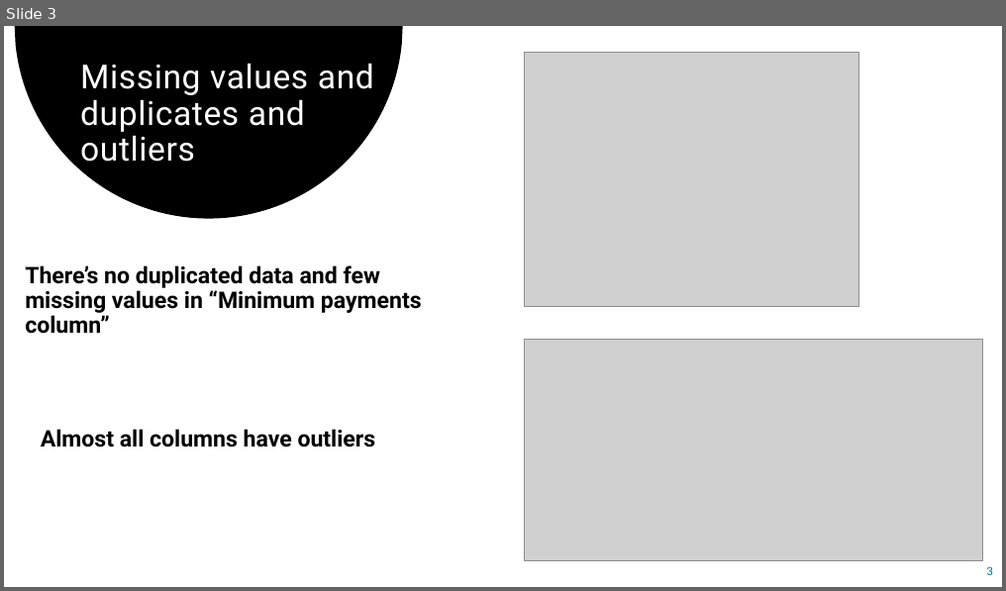
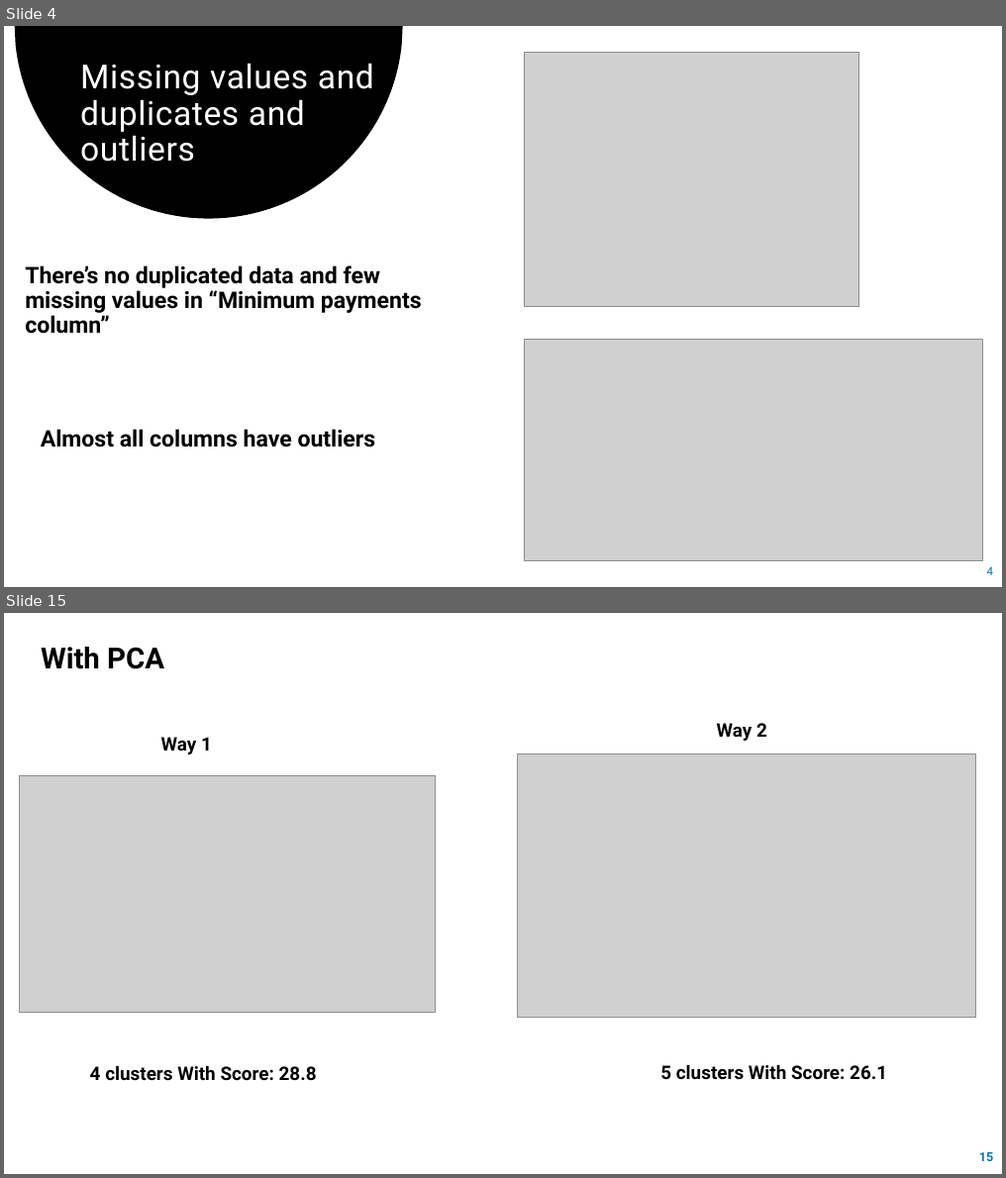
Before and after one commit to Reema-Khaseeb/clustering-credit-card-customer-segmentation, a slide deck: presentation/Credit Card Clustering.pptx. Shown one above the other, each under a label of ours: slide 3 before the commit, slides 4 and 15 after it; the slides between them are not shown. The pictures are 1006x591 and 1006x1178 pixels, drawn with LibreOffice and Linux fonts; fonts in the diff are those of the drawing; grey boxes stand for pictures. Boxes give left, top, right and bottom in pixels: in the first picture for what was removed or moved away, otherwise in the second. Text is boxed around its words. In the diff, an @@ line names an element or a change of style, - is before the commit and + after.

```diff
--- a/presentation/Credit Card Clustering.pptx
+++ b/presentation/Credit Card Clustering.pptx
@@ slide 15 added at [4, 613, 1002, 1174], background #FFFFFF @@
@@ text added at [41, 647, 164, 669], 28 pt, text #000000, bold @@
+With PCA
@@ text added at [717, 723, 767, 741], 18 pt, text #000000, bold @@
+Way 2
@@ text added at [161, 737, 212, 755], 18 pt, text #000000, bold @@
+Way 1
@@ picture added at [517, 754, 976, 1017] @@
@@ picture added at [19, 775, 436, 1012] @@
@@ text added at [90, 1065, 317, 1081], 18 pt, text #000000, bold @@
+4 clusters With Score: 28.8
@@ text added at [660, 1064, 887, 1080], 18 pt, text #000000, bold @@
+5 clusters With Score: 26.1
@@ page number added at [979, 1153, 993, 1161], 12 pt, text #0074AF, bold @@
+15
@@ what was slide 3 is now slide 4 @@
@@ page number at [987, 568, 993, 575]: text changed @@
-3
+4
```
Also in this commit, not shown: 1 slide changed, 14 other slides added.
